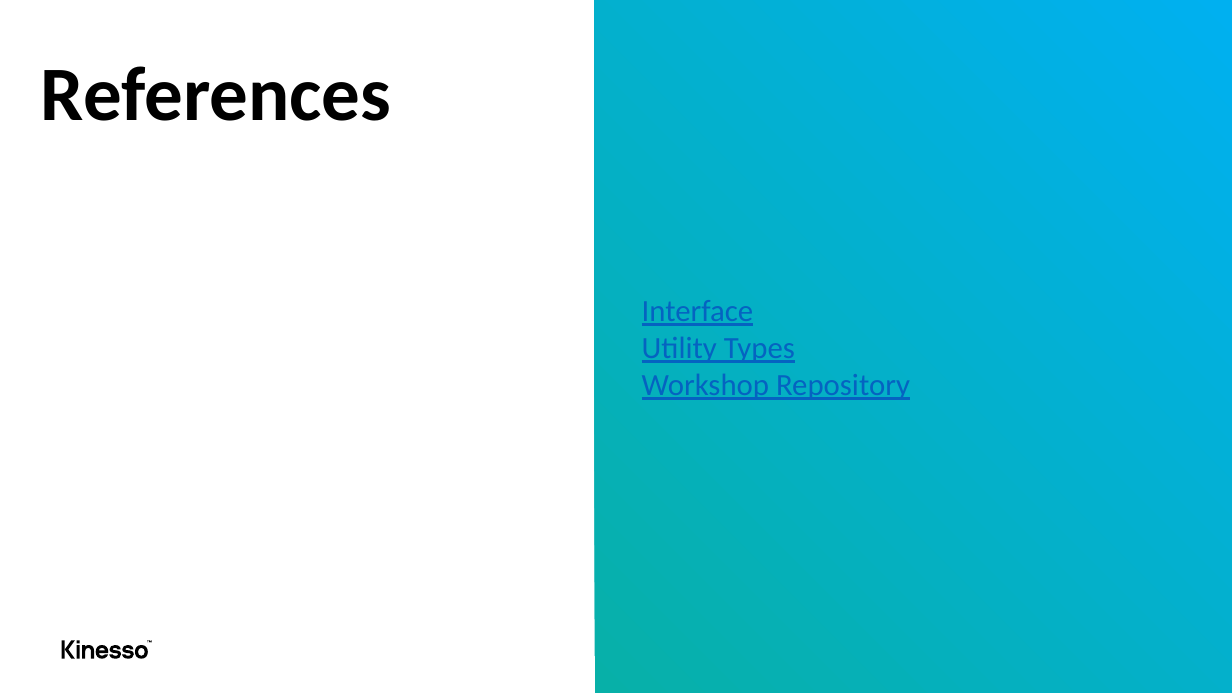
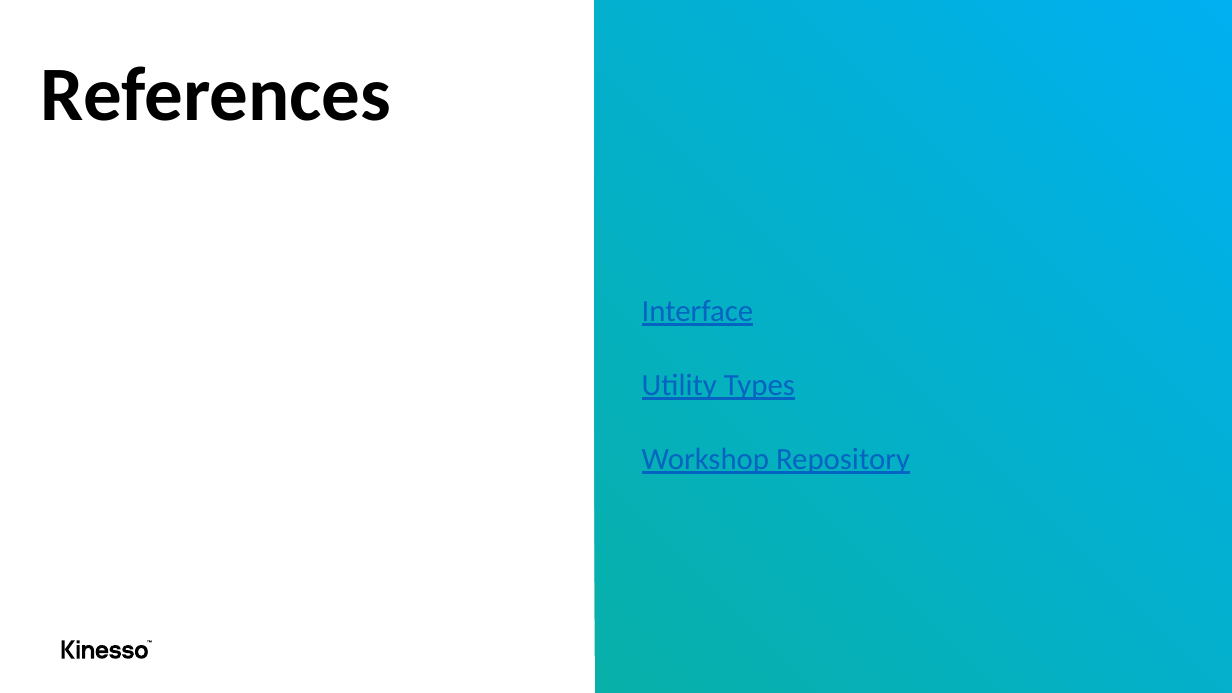
Before and after one commit to MehediKinesso50200/advance-typescript, a slide deck: slide 8 of advance-typescript.pptx. Drawn at 1232x693 pixels with LibreOffice and Linux fonts; fonts in the diff are those of the drawing. Boxes give left, top, right and bottom in pixels: in the first picture for what was removed or moved away, otherwise in the second. Text is boxed around its words. In the diff, an @@ line names an element or a change of style, - is before the commit and + after.

Commit message:
update slides

```diff
--- a/advance-typescript.pptx
+++ b/advance-typescript.pptx
@@ text "Interface" rewrapped from (642, 300, 910, 400) to (642, 300, 910, 474) @@
```
Also in this commit, not shown: 1 other slide changed.
